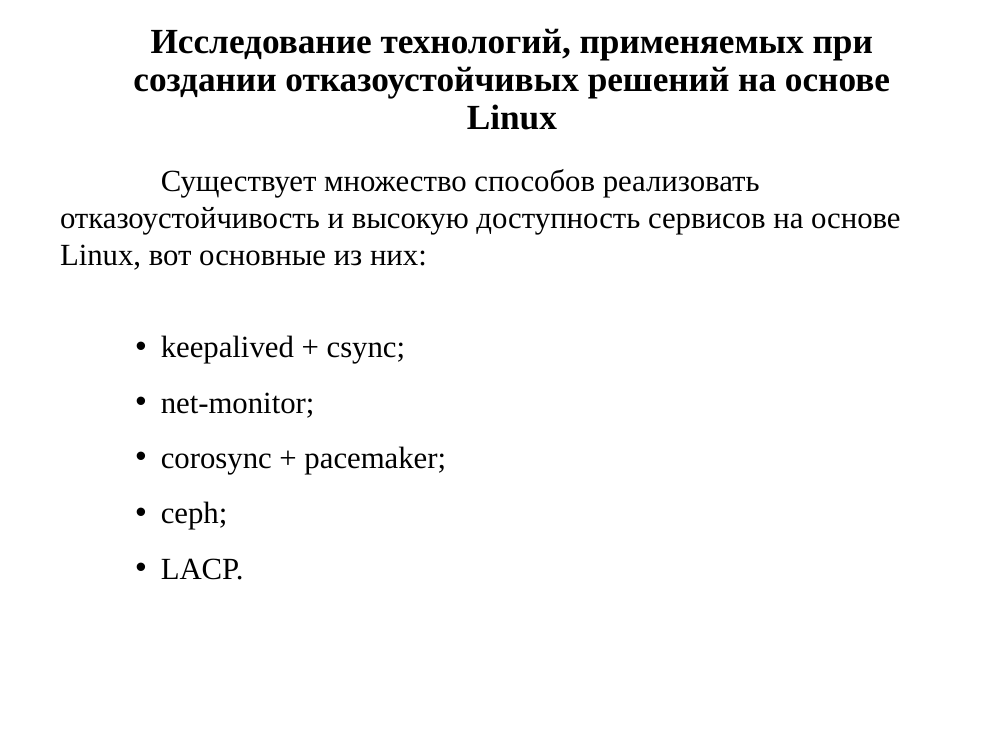
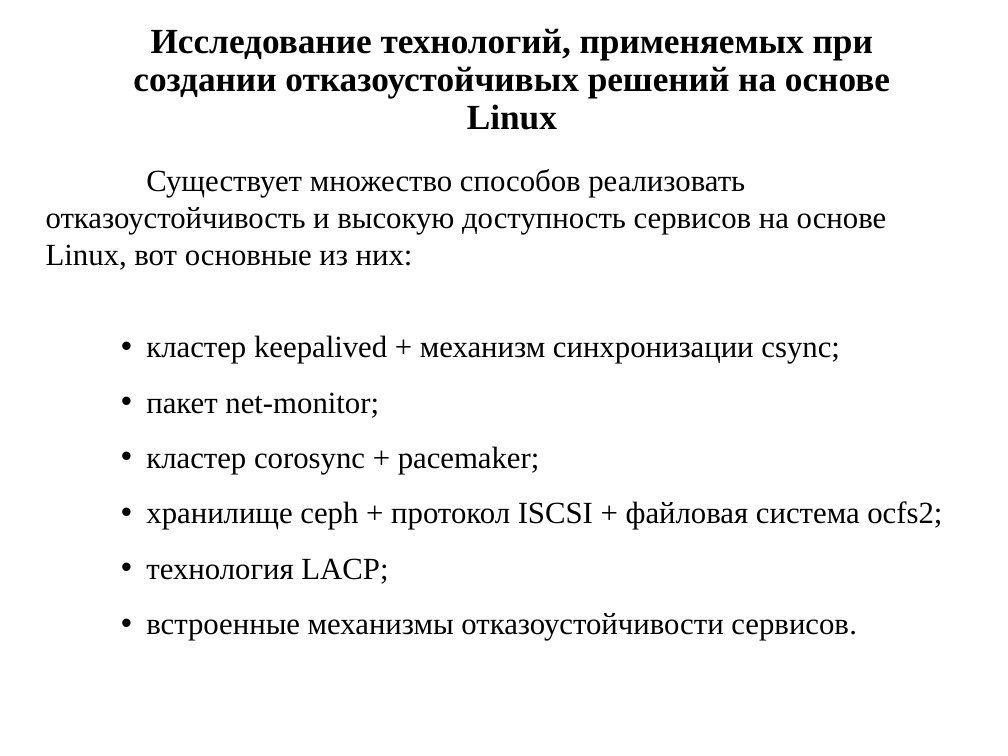
Before and after one commit to Ivashkka/diplom, a slide deck: slide 5 of Diplom_Rakov.pptx. Drawn at 1008x756 pixels with LibreOffice and Linux fonts; fonts in the diff are those of the drawing. Boxes give left, top, right and bottom in pixels: in the first picture for what was removed or moved away, otherwise in the second. Text is boxed around its words. In the diff, an @@ line names an element or a change of style, - is before the commit and + after.

```diff
--- a/Diplom_Rakov.pptx
+++ b/Diplom_Rakov.pptx
@@ text "Существует множество способов реализовать отказоустойчивость ...": place and size @@
-text "Существует множество способов реализовать отказоустойчивость ..." at <box>60,169,901,580</box>
+text "Существует множество способов реализовать отказоустойчивость ..." at <box>46,169,942,640</box>
@@ text at <box>146,335,942,640</box>: text changed @@
-• keepalived + csync;
-• net-monitor;
-• corosync + pacemaker;
-• ceph;
-• LACP.
+• кластер keepalived + механизм синхронизации csync;
+• пакет net-monitor;
+• кластер corosync + pacemaker;
+• хранилище ceph + протокол ISCSI + файловая система ocfs2;
+• технология LACP;
+• встроенные механизмы отказоустойчивости сервисов.
```
Also in this commit, not shown: 20 other slides changed, 8 slides removed.
